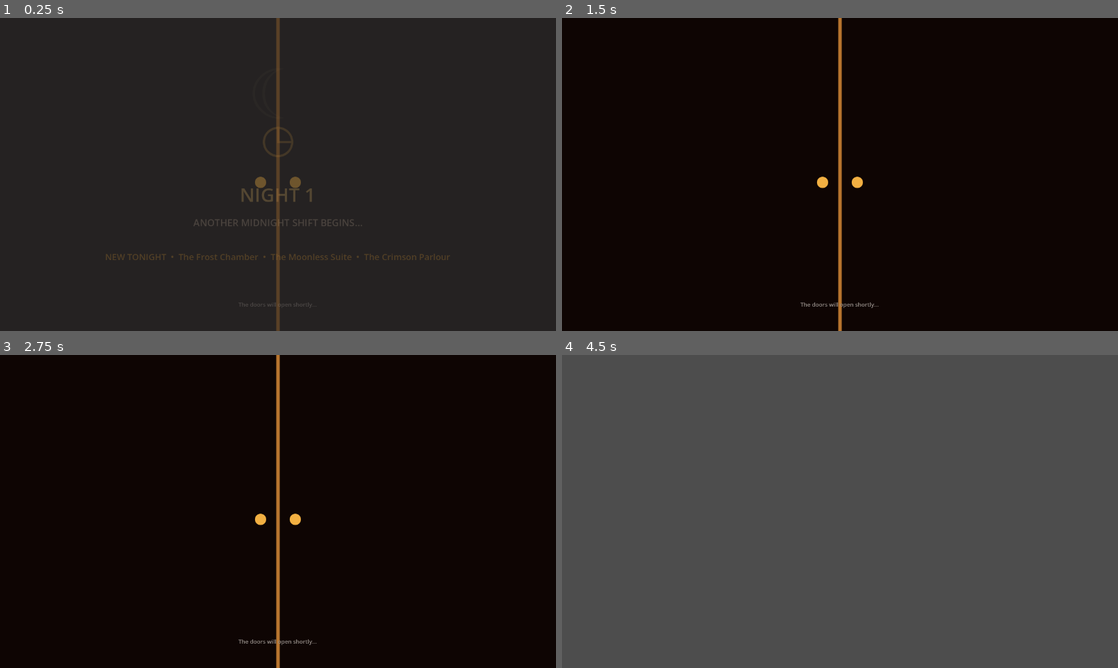
Above: before the commit, frames 1-4 (two rows, left to right).
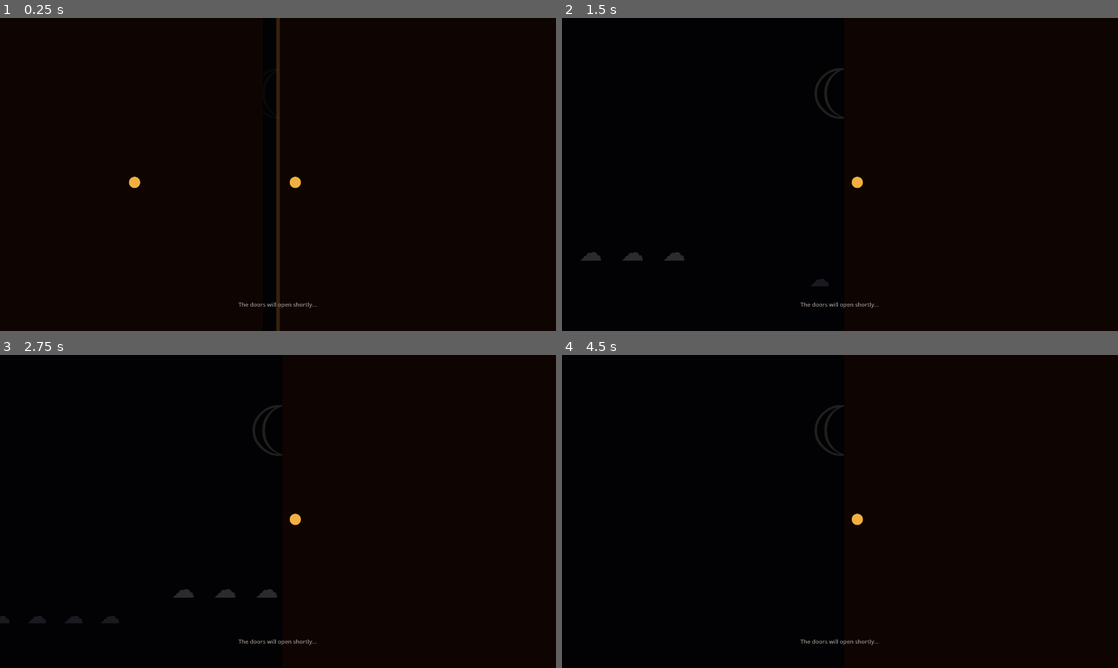
Above: after the commit, the same moments.

Repository: 22koki/tiny-ghost-hotel
Game: Godot game, scene res://scenes/NightTransition.tscn
Two runs of this game, one before a commit and one after it. Both use one fixed random seed, a clock stepped at 60 frames per second and the inputs below. This scene is started directly instead of the project's main scene.
Inputs (mouse positions are in pixels of both pictures, inside the frame that each line leads up to):
- Up to frame 1 (0.25 s): no input
- Up to frame 2 (1.5 s): move the mouse to (962, 158) at 0.52 s; move the mouse to (728, 190) at 1.27 s
- Up to frame 3 (2.75 s): move the mouse to (333, 442) at 2.02 s
- Up to frame 4 (4.5 s): move the mouse to (812, 574) at 2.77 s; move the mouse to (1006, 558) at 3.52 s; move the mouse to (673, 464) at 4.27 s

The runs differ from the first frame. In frame 1, 100% of the frame differs, in the area x 0-100%, y 0-100%; in frame 2, 1.2%; in frame 3, 1.3%; in frame 4, 100%.

Commit message:
feat: animate doors fog clock and milestone effects

Diff:
--- a/scripts/night_transition.gd
+++ b/scripts/night_transition.gd
@@ -5,23 +5,65 @@
 @onready var reveal: Label = $Reveal
 @onready var clock: Label = $Clock
 @onready var moon: Label = $Moon
+@onready var lightning: ColorRect = $Lightning
+@onready var fog_left: Label = $FogLeft
+@onready var fog_right: Label = $FogRight
+@onready var left_door: ColorRect = $Doors/Left
+@onready var right_door: ColorRect = $Doors/Right
+@onready var seam: ColorRect = $Doors/Seam
+@onready var knob_left: Label = $Doors/KnobLeft
+@onready var knob_right: Label = $Doors/KnobRight
 
 func _ready() -> void:
-	modulate.a = 0.0
 	var night: int = GameState.current_night
 	night_label.text = "NIGHT %d" % night
 	message.text = _night_message(night)
 	reveal.text = _unlock_reveal(night)
+	night_label.modulate.a = 0.0
+	message.modulate.a = 0.0
+	reveal.modulate.a = 0.0
+	clock.modulate.a = 0.0
+	moon.modulate.a = 0.0
 
 	var tween: Tween = create_tween()
-	tween.tween_property(self, "modulate:a", 1.0, 0.7)
-	tween.tween_property(clock, "scale", Vector2(1.12, 1.12), 0.35).set_trans(Tween.TRANS_BACK)
-	tween.tween_property(clock, "scale", Vector2.ONE, 0.25)
-	tween.tween_interval(0.65)
-	tween.tween_property(night_label, "modulate:a", 0.35, 0.18)
-	tween.tween_property(night_label, "modulate:a", 1.0, 0.22)
+	tween.tween_interval(0.25)
+	tween.parallel().tween_property(left_door, "position:x", -650.0, 1.05).set_trans(Tween.TRANS_CUBIC).set_ease(Tween.EASE_IN_OUT)
+	tween.parallel().tween_property(right_door, "position:x", 650.0, 1.05).set_trans(Tween.TRANS_CUBIC).set_ease(Tween.EASE_IN_OUT)
+	tween.parallel().tween_property(seam, "modulate:a", 0.0, 0.35)
+	tween.parallel().tween_property(knob_left, "position:x", -650.0, 1.05)
+	tween.parallel().tween_property(knob_right, "position:x", 650.0, 1.05)
+	tween.parallel().tween_property(fog_left, "position:x", 920.0, 4.2)
+	tween.parallel().tween_property(fog_right, "position:x", -900.0, 4.6)
+	tween.parallel().tween_property(moon, "modulate:a", 1.0, 1.0)
+	tween.tween_interval(0.25)
+
+	for strike in range(3):
+		tween.tween_property(clock, "modulate:a", 1.0, 0.10)
+		tween.tween_property(clock, "scale", Vector2(1.28, 1.28), 0.16).set_trans(Tween.TRANS_BACK)
+		tween.tween_property(clock, "scale", Vector2.ONE, 0.20)
+		tween.tween_property(lightning, "modulate:a", 0.20 if night >= 3 else 0.07, 0.05)
+		tween.tween_property(lightning, "modulate:a", 0.0, 0.12)
+		tween.tween_interval(0.18)
+
+	tween.tween_property(night_label, "modulate:a", 1.0, 0.45)
+	tween.parallel().tween_property(night_label, "scale", Vector2(1.10, 1.10), 0.45).set_trans(Tween.TRANS_BACK)
+	tween.tween_property(night_label, "scale", Vector2.ONE, 0.20)
+	tween.tween_property(message, "modulate:a", 1.0, 0.45)
+	tween.tween_property(reveal, "modulate:a", 1.0, 0.55)
+
+	if night >= 5:
+		tween.tween_property(lightning, "modulate:a", 0.62, 0.05)
+		tween.tween_property(lightning, "modulate:a", 0.0, 0.10)
+		tween.tween_property(self, "position:x", 12.0, 0.05)
+		tween.tween_property(self, "position:x", -10.0, 0.05)
+		tween.tween_property(self, "position:x", 0.0, 0.05)
+	if night >= 8:
+		tween.tween_property(moon, "modulate", Color(0.45, 0.08, 0.09, 1.0), 0.55)
+		tween.tween_property(lightning, "modulate:a", 0.85, 0.06)
+		tween.tween_property(lightning, "modulate:a", 0.0, 0.16)
+
 	tween.tween_interval(1.35)
-	tween.tween_property(self, "modulate:a", 0.0, 0.8)
+	tween.tween_property(self, "modulate:a", 0.0, 0.65)
 	tween.tween_callback(_enter_night)
 
 func _night_message(night: int) -> String:
